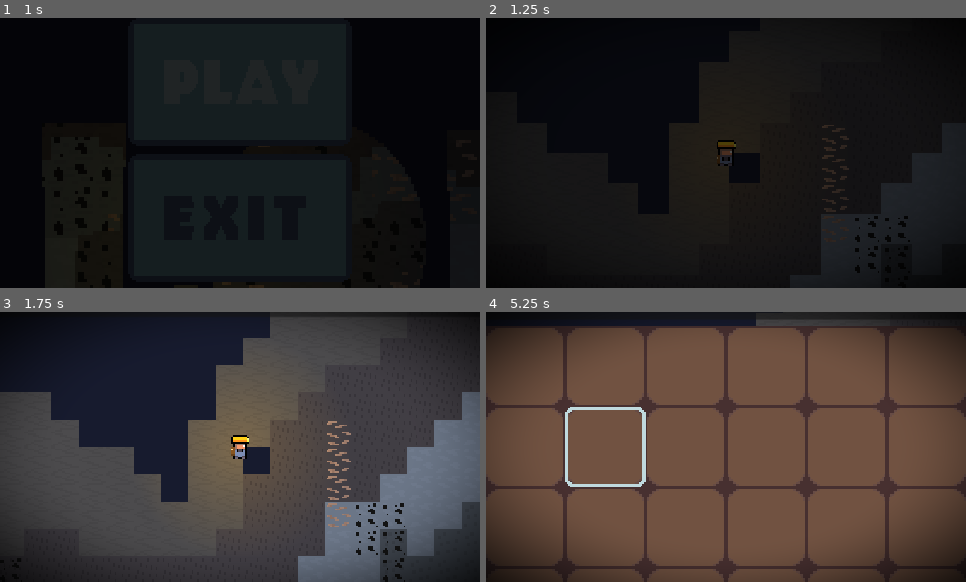
Above: before the commit, frames 1-4 (two rows, left to right).
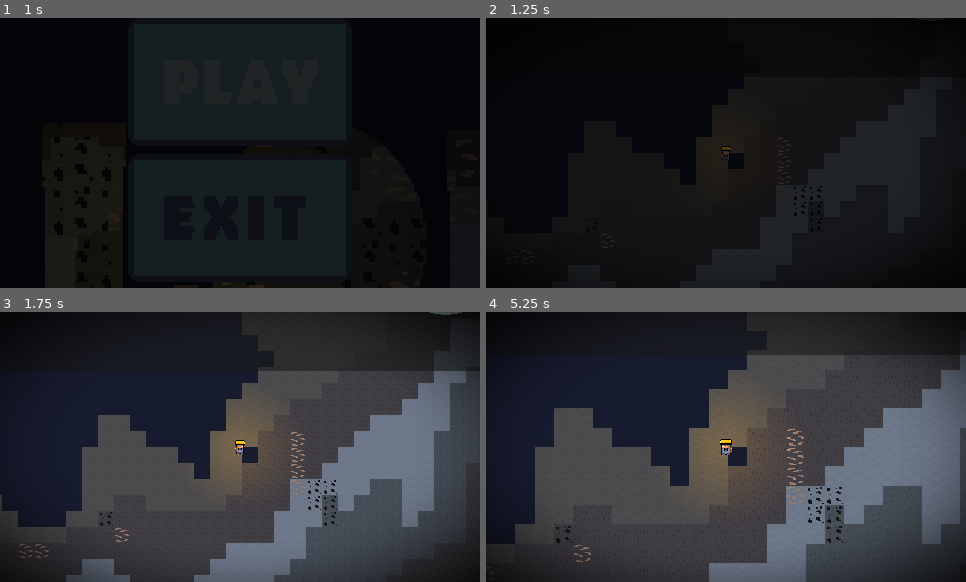
Above: after the commit, the same moments.

Repository: p4tk4n/Lone_Miner
Game: Godot game, scene res://Scenes/main_menu.tscn
Same seed, same stepped clock (60 frames per second), same inputs: the game is played once before the commit and once after it.
Inputs (mouse positions are in pixels of both pictures, inside the frame that each line leads up to):
- Up to frame 1 (1 s): click (240, 82) at 0.5 s
- Up to frame 2 (1.25 s): no input
- Up to frame 3 (1.75 s): move the mouse to (240, 444) at 1.27 s; hold D (player_right) from 1.28 s (still down); tap Mouse wheel down (scroll down) at 1.35 s; click (240, 444) at 1.42 s; tap Space (player_jump) at 1.52 s
- Up to frame 4 (5.25 s): tap Enter at 2 s; move the mouse to (630, 460) at 2.02 s; tap Mouse wheel down (scroll down) at 2.1, 3.05, 3.6, 4.35 s; tap Space (player_jump) at 2.27, 3.77, 4.25, 4.52 s; move the mouse to (774, 387) at 2.77 s; release D (player_right) at 2.78 s; hold A (player_left) 2.78-3.53 s; tap Mouse wheel up (scroll up) at 2.85, 5.1 s; move the mouse to (702, 501) at 3.52 s; hold D (player_right) 3.53-5.03 s; click (702, 501) at 3.67 s; move the mouse to (870, 487) at 4.27 s; tap Tab (open_inventory) at 4.9 s; move the mouse to (582, 406) at 5.02 s; hold A (player_left) from 5.03 s (still down)

Frame 1 is identical in both runs. In frame 2, 1.5% of the frame differs, in the area x 23-88%, y 31-91%; in frame 3, 39%; in frame 4, 85%, in the area x 0-100%, y 2-100%.

Commit message:
inventory better lets gooo
som godasek, kredit jezekovi ze pomahal :3

Diff:
--- a/Scenes/audio_manager.tscn
+++ b/Scenes/audio_manager.tscn
@@ -9,6 +9,8 @@
 
 [node name="block_pickup" type="AudioStreamPlayer2D" parent="."]
 stream = ExtResource("2_xembh")
+max_distance = 1e+10
 
 [node name="mining_block" type="AudioStreamPlayer2D" parent="."]
 stream = ExtResource("3_wejcr")
+max_distance = 1e+10
--- a/Scenes/inventory_node.tscn
+++ b/Scenes/inventory_node.tscn
@@ -1,38 +1,33 @@
-[gd_scene load_steps=5 format=3 uid="uid://b0ptav00g46sy"]
+[gd_scene load_steps=4 format=3 uid="uid://b0ptav00g46sy"]
 
-[ext_resource type="Texture2D" uid="uid://d1dcr8fxn0cnm" path="res://Resources/Sprites/inventory_bg.png" id="1_wuxrp"]
+[ext_resource type="Texture2D" uid="uid://dkyyldpurmcl" path="res://Resources/Sprites/hotbar_bg.png" id="1_xxncg"]
 [ext_resource type="Texture2D" uid="uid://dpm4hf64gxkxk" path="res://Resources/Sprites/highlight_slot.png" id="2_82vpx"]
-[ext_resource type="Texture2D" uid="uid://dkyyldpurmcl" path="res://Resources/Sprites/hotbar_bg.png" id="3_ydo2m"]
 
 [sub_resource type="GDScript" id="GDScript_cd5lr"]
-script/source = "extends Node2D
+script/source = "extends Control
 
-const SLOTS_X = 6
-const SLOTS_Y = 3
-const HOTBAR_SLOTS = 6
+const SLOTS_X =10
+const SLOTS_Y = 1
 
 const SLOT_SIZE = Vector2(48, 48)
 const HALF_SLOT = 0.5 * SLOT_SIZE
 var hovered_index = 0
-const MAX_SLOTS = (SLOTS_X * SLOTS_Y) + HOTBAR_SLOTS
+const MAX_SLOTS = SLOTS_X * SLOTS_Y
 
 @onready var inventory_bg = $inventory_bg
-@onready var hotbar_bg = $hotbar_bg
 @onready var highlight_slot = $highlight_slot
 var inventory_item = preload(\"res://Scenes/inventory_item.tscn\")
 # Offset to account for the centered inventory_bg (-144, -72)
-
-var inventory_offset = Vector2(-144, -72)
-var hotbar_offset = inventory_offset + Vector2(0,144)
+var offset_x = 0
+var offset_y = 0
+var inventory_offset = Vector2(offset_x,offset_y)
 var items : Array
 var picked_item = null
 var picked_index = -1
 
 func _ready():
 	highlight_slot.visible = Global.player_inventory_open
-	inventory_bg.position = inventory_offset
-	hotbar_bg.position = hotbar_offset
-	hotbar_bg.visible = true
+	#inventory_bg.position = inventory_offset
 	Global.inventory_updated.connect(place_items)
 	Global.inventory_updated.connect(update_item_positions)
 	items.resize(MAX_SLOTS)
@@ -49,7 +44,7 @@
 			#remove_child(children[i])
 
 	for child in get_children():
-		if child is Node2D and (child != inventory_bg and child != hotbar_bg and child != highlight_slot):
+		if child is Node2D and (child != inventory_bg and child != highlight_slot):
 			remove_child(child)
 	items = []
 	items.resize(MAX_SLOTS)
@@ -141,43 +136,22 @@
 		update_item_positions()
 "
 
-[node name="InventoryNode" type="Node2D"]
+[node name="InventoryNode" type="Control"]
+layout_mode = 3
+anchors_preset = 0
 script = SubResource("GDScript_cd5lr")
 
 [node name="inventory_bg" type="TextureRect" parent="."]
 z_index = 10
-anchors_preset = 3
-anchor_left = 1.0
-anchor_top = 1.0
-anchor_right = 1.0
-anchor_bottom = 1.0
-offset_left = -288.0
-offset_top = -144.0
-grow_horizontal = 0
-grow_vertical = 0
-texture = ExtResource("1_wuxrp")
+layout_mode = 1
+offset_right = 288.0
+offset_bottom = 48.0
+size_flags_horizontal = 8
+texture = ExtResource("1_xxncg")
 
 [node name="highlight_slot" type="TextureRect" parent="."]
 z_index = 10
-anchors_preset = 8
-anchor_left = 0.5
-anchor_top = 0.5
-anchor_right = 0.5
-anchor_bottom = 0.5
-offset_left = -24.0
-offset_top = -24.0
-offset_right = 24.0
-offset_bottom = 24.0
-grow_horizontal = 2
-grow_vertical = 2
+layout_mode = 1
+offset_right = 48.0
+offset_bottom = 48.0
 texture = ExtResource("2_82vpx")
-
-[node name="hotbar_bg" type="TextureRect" parent="."]
-z_index = 10
-anchors_preset = 1
-anchor_left = 1.0
-anchor_right = 1.0
-offset_left = -288.0
-offset_bottom = 48.0
-grow_horizontal = 0
-texture = ExtResource("3_ydo2m")
--- a/Scenes/item.tscn
+++ b/Scenes/item.tscn
@@ -18,7 +18,7 @@
 mass = 0.5
 physics_material_override = SubResource("PhysicsMaterial_3xsf5")
 gravity_scale = 1.1
-linear_velocity = Vector2(7.27076, -33.779)
+linear_velocity = Vector2(-23.7277, -0.654012)
 angular_damp = 40.013
 script = ExtResource("1_kblxi")
 item_texture = ExtResource("1_6o2xr")
--- a/Scenes/player.tscn
+++ b/Scenes/player.tscn
@@ -117,7 +117,6 @@
 shape = SubResource("RectangleShape2D_xn8oq")
 
 [node name="Camera2D" type="Camera2D" parent="."]
-zoom = Vector2(1.9, 1.9)
 
 [node name="MiningRange" type="Area2D" parent="."]
 
--- a/Scenes/world.tscn
+++ b/Scenes/world.tscn
@@ -46,11 +46,12 @@
 noise_height_texture_coal = SubResource("NoiseTexture2D_kkykt")
 noise_height_texture_iron = SubResource("NoiseTexture2D_yqql4")
 
+[node name="MiningTimer" type="Timer" parent="."]
+wait_time = 0.125
+
 [node name="TileMap" type="TileMap" parent="."]
 tile_set = ExtResource("3_dl2li")
 format = 2
-
-[node name="VisibleOnScreenNotifier2D" type="VisibleOnScreenNotifier2D" parent="TileMap"]
 
 [node name="player" parent="." instance=ExtResource("1_gvcvq")]
 
@@ -66,12 +67,14 @@
 offset_bottom = -76.5
 grow_horizontal = 2
 grow_vertical = 2
+metadata/_edit_use_anchors_ = true
 
 [node name="tutorial0" type="TextureRect" parent="player/Tutorial"]
 layout_mode = 0
 offset_right = 40.0
 offset_bottom = 40.0
 texture = ExtResource("5_lv2ht")
+metadata/_edit_use_anchors_ = true
 
 [node name="tutorial1" type="TextureRect" parent="player/Tutorial"]
 layout_mode = 0
@@ -80,6 +83,7 @@
 offset_right = 451.0
 offset_bottom = 257.0
 texture = ExtResource("6_akfma")
+metadata/_edit_use_anchors_ = true
 
 [node name="tutorial2" type="TextureRect" parent="player/Tutorial"]
 layout_mode = 0
@@ -88,11 +92,6 @@
 offset_right = 649.0
 offset_bottom = 216.5
 texture = ExtResource("7_x27vv")
-
-[node name="InventoryNode" parent="player" instance=ExtResource("7_cfqdv")]
-
-[node name="MiningTimer" type="Timer" parent="."]
-wait_time = 0.125
 
 [node name="Effects" type="CanvasLayer" parent="."]
 
@@ -104,3 +103,18 @@
 grow_horizontal = 2
 grow_vertical = 2
 color = Color(0, 0, 0, 1)
+metadata/_edit_use_anchors_ = true
+
+[node name="hobar" type="CanvasLayer" parent="."]
+
+[node name="InventoryNode" parent="hobar" instance=ExtResource("7_cfqdv")]
+anchors_preset = 4
+anchor_top = 0.5
+anchor_bottom = 0.5
+offset_left = 480.0
+offset_top = 445.0
+offset_right = 960.0
+offset_bottom = 493.0
+grow_vertical = 2
+scale = Vector2(2, 2)
+size_flags_horizontal = 4
--- a/Scripts/global.gd
+++ b/Scripts/global.gd
@@ -9,7 +9,6 @@
 var player_inventory_open = false
 var player : Node = null
 var inventory = []
-
 var did_scroll = false
 var did_tab = false
 var did_mine = false
@@ -42,12 +41,13 @@
 
 	inventory_updated.emit()
 
-
-
 func remove_item(item):
+	var index = inventory.find(item)
+	inventory.remove_at(index)
 	inventory_updated.emit()
 
-func increase_inventory_size():
+func increase_inventory_size(new_size):
+	inventory.resize(new_size)
 	inventory_updated.emit()
 
 func set_player_refrence(player_input):
--- a/Scripts/player.gd
+++ b/Scripts/player.gd
@@ -16,7 +16,7 @@
 	Global.set_player_refrence(self)
 	mining_range.mouse_entered.connect(_on_mining_range_entered)
 	mining_range.mouse_exited.connect(_on_mining_range_exited)
-
+	camera.zoom = Vector2(1,1)
 func _physics_process(delta):
 	if not is_on_floor_only():
 		gravity = falling_gravity
@@ -68,7 +68,7 @@
 
 	if Input.is_action_just_pressed("scroll down"):
 		var new_zoom = camera.zoom * 0.9
-		if new_zoom.x >= 1.5:  # Limit min zoom
+		if new_zoom.x >= 1:  # Limit min zoom
 			camera.zoom = new_zoom
 			Global.did_scroll = true
 
--- a/Scripts/world.gd
+++ b/Scripts/world.gd
@@ -8,7 +8,7 @@
 
 @onready var tilemap = $TileMap
 @onready var mining_timer = $MiningTimer
-@onready var player_inventory = $player/InventoryNode
+@onready var player_inventory = $hobar/InventoryNode
 @onready var tutorial_ui = $player/Tutorial
 
 @onready var mining_particle = preload("res://Scenes/mining_particle.tscn")
@@ -48,6 +48,7 @@
 	mining_timer.timeout.connect(_on_mining_timer_timeout)
 	generate_world()
 	$Effects/vignette.mouse_filter = Control.MOUSE_FILTER_IGNORE
+	player_inventory.visible = true
 
 #values: [min,max,[layer,source_id,[atlas_x,atlas_y]]]
 func noise_to_tiles(input_noise,lists):
@@ -195,11 +196,11 @@
 	if Input.is_mouse_button_pressed(MOUSE_BUTTON_RIGHT):
 		place()
 
-	if Input.is_action_just_pressed("open_inventory"):
-		Global.player_inventory_open = !Global.player_inventory_open
-		player_inventory.visible = Global.player_inventory_open
-		if not Global.did_tab:
-			Global.did_tab = true
+	#if Input.is_action_just_pressed("open_inventory"):
+		#Global.player_inventory_open = !Global.player_inventory_open
+		#player_inventory.visible = Global.player_inventory_open
+		#if not Global.did_tab:
+			#Global.did_tab = true
 
 	if Input.is_action_just_pressed("show_help"):
 		tutorial_ui.visible = not tutorial_ui.visible
--- a/project.godot
+++ b/project.godot
@@ -26,6 +26,7 @@
 window/size/viewport_width=480
 window/size/viewport_height=270
 window/size/mode=3
+window/size/resizable=false
 mouse_cursor/custom_image="res://Resources/Sprites/pickaxe_icon.png"
 
 [input]
Binary file changed: Resources/Sprites/hotbar_bg.png
Binary file changed: Resources/Sprites/inventory_bg.png
